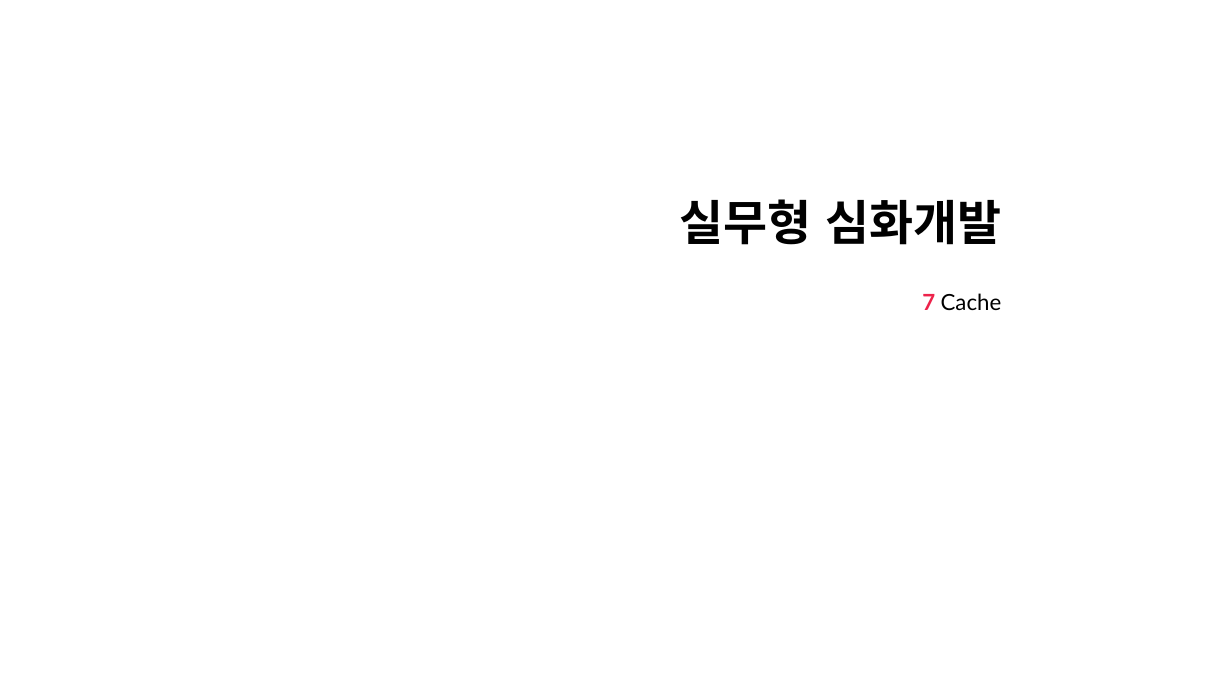
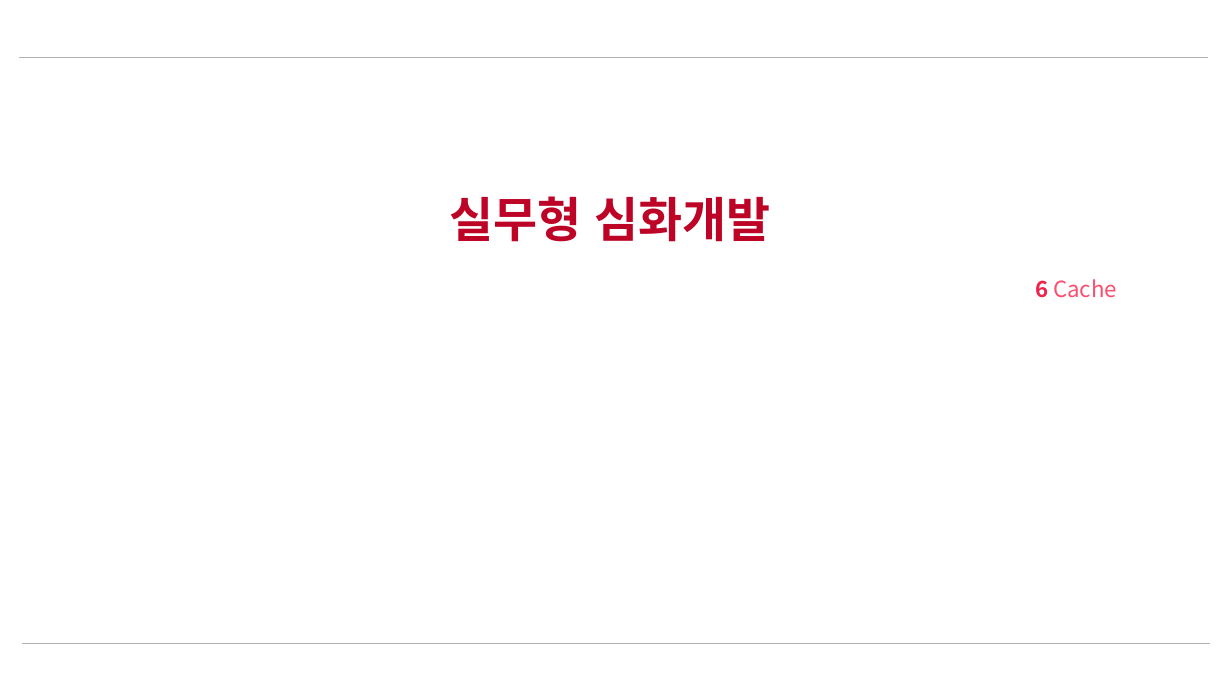
Before and after one commit to nayasis/fastcampus-webflux-coroutine, a slide deck: slide 13 of 99.ppt/Ch5. 실무형 심화개발.pptx (slide 16 before the commit). Drawn at 1232x693 pixels with LibreOffice and Linux fonts; fonts in the diff are those of the drawing; background and template pictures are left out. Boxes give left, top, right and bottom in pixels: in the first picture for what was removed or moved away, otherwise in the second. Text is boxed around its words. In the diff, an @@ line names an element or a change of style, - is before the commit and + after.

```diff
--- a/99.ppt/Ch5. 실무형 심화개발.pptx
+++ b/99.ppt/Ch5. 실무형 심화개발.pptx
@@ line added from (20, 57) to (1207, 57), #B3B3B3 0.5 pt @@
@@ title "실무형 심화개발" at (449, 196, 771, 242): font Lato to Noto Sans CJK KR, text colour #000000 to #BD0326; alignment right to centre @@
@@ subtitle at (1035, 279, 1117, 298): text changed; font Lato to Noto Sans CJK KR; text colour #000000 to #FC4E6F @@
-7 Cache
+6 Cache
@@ line added from (22, 643) to (1210, 643), #B3B3B3 0.5 pt @@
```
Also in this commit, not shown: 19 other slides changed, 4 slides removed, 2 other files.
